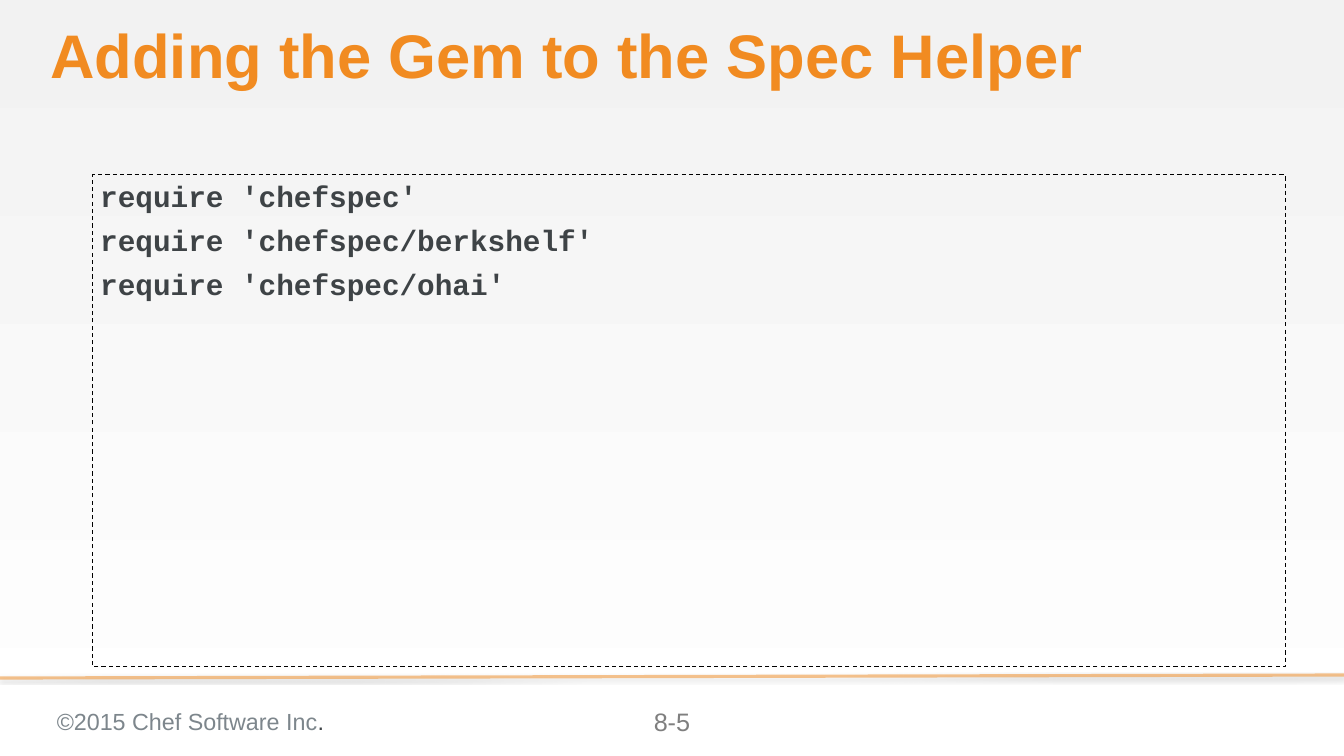
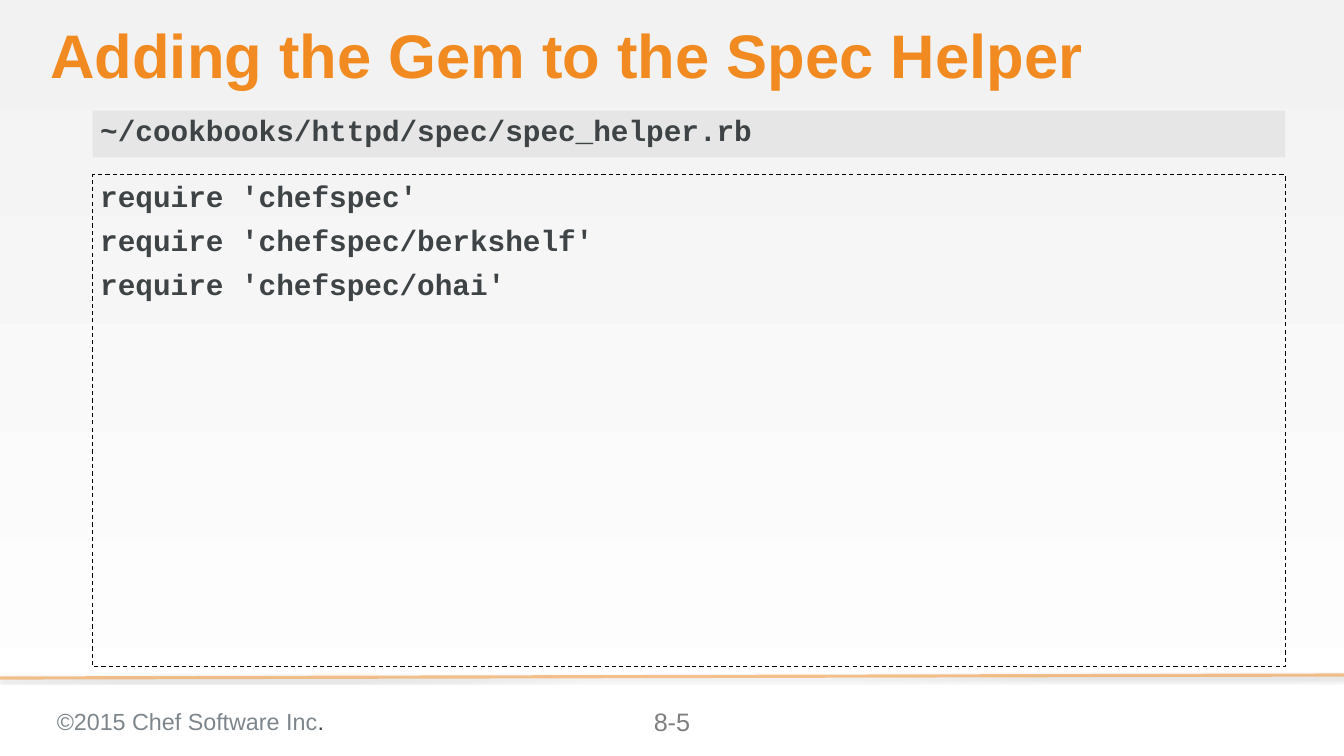
Before and after one commit to chef-training/extending_cookbooks, a slide deck: slide 5 of 08-creating_ohai_plugins.pptx. Drawn at 1344x756 pixels with LibreOffice and Linux fonts; fonts in the diff are those of the drawing; background and template pictures are left out. Boxes give left, top, right and bottom in pixels: in the first picture for what was removed or moved away, otherwise in the second. Text is boxed around its words. In the diff, an @@ line names an element or a change of style, - is before the commit and + after.

```diff
--- a/08-creating_ohai_plugins.pptx
+++ b/08-creating_ohai_plugins.pptx
@@ text added at [93,110,1285,157], fill #D9D9D9 at 50% opacity, 28 pt, text #3E4346, bold @@
+~/cookbooks/httpd/spec/spec_helper.rb
```
Also in this commit, not shown: 8 other slides changed, 5 slides added.
